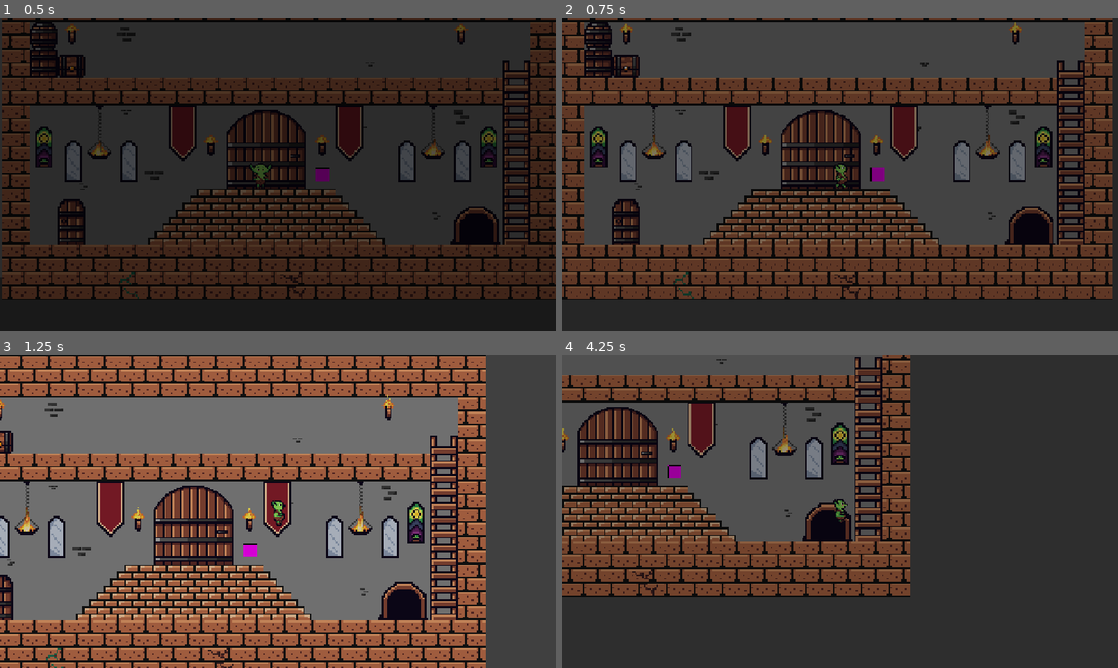
Above: before the commit, frames 1-4 (two rows, left to right).
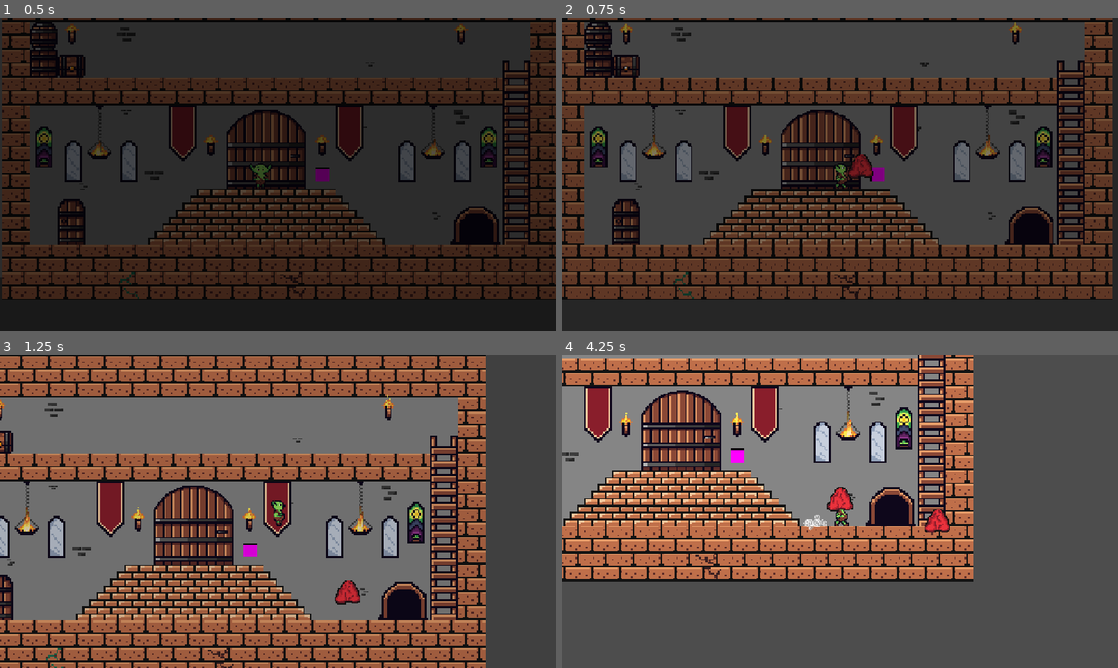
Above: after the commit, the same moments.

Repository: RealAmandaLive/OrcBurp
Game: Godot game, scene res://scenes/main.tscn
Same seed, same stepped clock (60 frames per second), same inputs: the game is played once before the commit and once after it.
Inputs (mouse positions are in pixels of both pictures, inside the frame that each line leads up to):
- Up to frame 1 (0.5 s): no input
- Up to frame 2 (0.75 s): tap Enter at 0.5 s; move the mouse to (962, 158) at 0.52 s; hold Right (right) from 0.53 s (still down); tap G (throw) at 0.6 s; click (962, 158) at 0.67 s
- Up to frame 3 (1.25 s): keep holding Right (right); tap Space (jump) at 0.77 s
- Up to frame 4 (4.25 s): move the mouse to (728, 527) at 1.27 s; tap Shift (burp) at 1.35 s; tap Space (jump) at 1.52, 3.02, 3.77 s; tap G (throw) at 1.55, 2.3, 3.05, 3.6 s; move the mouse to (895, 442) at 2.02 s; release Right (right) at 2.03 s; hold Left (left) 2.03-2.78 s; hold W (climb) 2.03-2.78 s; move the mouse to (812, 574) at 2.77 s; hold Right (right) from 2.78 s (still down); tap E (interact) at 2.85 s; click (812, 574) at 2.92 s; move the mouse to (1006, 558) at 3.52 s

Frame 1 is identical in both runs. In frame 2, 0.2% of the frame differs, in the area x 51-56%, y 43-52%; in frame 3, 0.3%; in frame 4, 98%, in the area x 0-100%, y 0-100%.

Commit message:
Blanket traps

Diff:
--- /dev/null
+++ b/orc-burp-godot/scenes/blanket-trap.tscn
@@ -0,0 +1,25 @@
+[gd_scene format=3 uid="uid://0iaf024fbyk8"]
+
+[ext_resource type="Script" uid="uid://cjglre46aogfi" path="res://scripts/trap.gd" id="1_61y5w"]
+[ext_resource type="Texture2D" uid="uid://d1htmqtf5x71j" path="res://assets/Items/blanketTrap.png" id="2_3tunh"]
+
+[sub_resource type="CircleShape2D" id="CircleShape2D_6ottg"]
+radius = 16.0
+
+[node name="BlanketTrap" type="Area2D" unique_id=1861611448 node_paths=PackedStringArray("sprite")]
+collision_layer = 0
+collision_mask = 6
+monitorable = false
+script = ExtResource("1_61y5w")
+sprite = NodePath("Sprite2D")
+number_of_sprite_frames = 4
+offset_when_stuck_on_head = Vector2(0, -32)
+metadata/_custom_type_script = "uid://cjglre46aogfi"
+
+[node name="Sprite2D" type="Sprite2D" parent="." unique_id=443275204]
+scale = Vector2(2, 2)
+texture = ExtResource("2_3tunh")
+hframes = 4
+
+[node name="CollisionShape2D" type="CollisionShape2D" parent="." unique_id=2064779947]
+shape = SubResource("CircleShape2D_6ottg")
--- a/orc-burp-godot/scenes/ghost.tscn
+++ b/orc-burp-godot/scenes/ghost.tscn
@@ -48,6 +48,7 @@
 collision_layer = 4
 collision_mask = 2
 script = ExtResource("1_l5lq6")
+metadata/trappable = true
 
 [node name="AnimatedSprite2D" type="AnimatedSprite2D" parent="." unique_id=2117043791]
 sprite_frames = SubResource("SpriteFrames_luolt")
@@ -64,5 +65,7 @@
 wait_time = 2.0
 autostart = true
 
+[node name="Trappable" type="Node2D" parent="." unique_id=907219492]
+
 [connection signal="body_entered" from="." to="." method="_on_body_entered"]
 [connection signal="timeout" from="Timer" to="." method="_on_timer_timeout"]
--- a/orc-burp-godot/scripts/gut.gd
+++ b/orc-burp-godot/scripts/gut.gd
@@ -19,6 +19,7 @@
 var can_climb = false
 var climbing = false
 var was_on_floor_last_frame = false # to detect landings
+var can_throw_traps: bool = true
 
 var health: int = STARTING_HEALTH
 
@@ -32,6 +33,10 @@
 @onready var burpSounds: AudioStreamPlayer2D = $BurpSounds
 
 func p(args): print_rich("[bgcolor=green][color=black]Player : ", args)
+
+func _unhandled_key_input(event: InputEvent) -> void:
+	if event.is_action_released(&"throw") and can_throw_traps:
+		throw_trap()
 
 func _physics_process(delta: float) -> void:
 	if !alive:
@@ -117,17 +122,22 @@
 	match player_state:
 		PlayerStates.IDLE:
 			animated_sprite_2d.animation = "idle"
+			can_throw_traps = true
 		PlayerStates.WALKING:
 			animated_sprite_2d.animation = "running"
+			can_throw_traps = true
 		PlayerStates.JUMPING:
 			if velocity.x > 1 or velocity.x < -1:
 				animated_sprite_2d.animation = "jumpRunning"
 			else:
 				animated_sprite_2d.animation = "jumpFront"
+			can_throw_traps = true
 		PlayerStates.CLIMBING:
 			animated_sprite_2d.animation = "climbing"
+			can_throw_traps = false
 		PlayerStates.ON_LADDER:
 			animated_sprite_2d.animation = 'onLadder'
+			can_throw_traps = false
 
 
 
@@ -143,6 +153,69 @@
 	health = mini(MAX_HEALTH, health + health_increased)
 	collected_apple.emit()
 	p("collected an apple for %d health; new current health is %d." % [health_increased, health])
+
+
+func throw_trap() -> void:
+	const THROW_IMPULSE_VELOCITY: float = 768.0 ## pixels per second
+	const THROWN_COLLISION_RADIUS: float = 16.0 ## pixels; we could also just get this from the sprite...
+
+	var node_to_parent_trap: Node = Main.get_instance().current_level_root
+
+	## Make a physics object to throw in that direction, which will carry the trap.
+	var trap_physics := RigidBody2D.new()
+	var collider := CollisionShape2D.new();  var shape := CircleShape2D.new()
+	collider.shape = shape;  shape.radius = THROWN_COLLISION_RADIUS
+	trap_physics.add_child(collider)
+
+	## Don't roll around
+	trap_physics.lock_rotation = true
+
+	## Set the collision mask to only collide with the walls and floor.
+	## -- See "res://assets/ tile_set.tres "
+	trap_physics.set_collision_mask_value(1, false)
+	trap_physics.set_collision_mask_value(5, true)
+
+	trap_physics.set_collision_layer_value(1, false)
+
+	## Contact monitoring to stop the physics upon landing.
+	trap_physics.contact_monitor = true
+	trap_physics.max_contacts_reported = 2
+
+	## Make the Trap object itself which has the logic for hurting enemies or the player.
+	#var trap := Trap.new()
+	var trap = preload("uid://0iaf024fbyk8").instantiate() ## HACK TESTING
+	trap_physics.add_child(trap)
+
+	## Lambda function to remove physics behavior but retain the Trap node.
+	var reparent_trap: Callable = func():
+		trap.reparent(node_to_parent_trap)
+		if trap_physics:
+			trap_physics.queue_free()
+		print("Reparented trap")
+
+	## When the trap is triggered, remove the physics behavior.
+	trap.triggered.connect(reparent_trap.unbind(1))
+
+	## When the physics object has collision with ground/wall,
+	## preserve the Trap itself by reparenting it, and remove physics behavior.
+	trap_physics.body_entered.connect(reparent_trap.unbind(1))
+
+
+	var throw_direction: float = 1.0 ## HACK TESTING
+	var starting_position: Vector2 = Vector2(THROWN_COLLISION_RADIUS * throw_direction * 2.5, 0.0) ## HACK TESTING
+	var impulse: Vector2 = Vector2(THROW_IMPULSE_VELOCITY * throw_direction, 0.0).rotated(-PI/4) ## HACK TESTING
+
+	trap_physics.global_position = self.global_position + starting_position
+	node_to_parent_trap.add_child(trap_physics)
+	trap_physics.apply_central_impulse(impulse)
+
+## Return a target within a bounding box using the current facing direction.
+## If no target is found, returns [Vector2.ZERO].
+func find_throw_target(distance: float) -> Vector2:
+	var current_facing_direction: float = signf(velocity.x)
+
+	return Vector2.ZERO
+
 
 func die() -> void:
 	if not alive: return
--- /dev/null
+++ b/orc-burp-godot/scripts/trap.gd
@@ -0,0 +1,86 @@
+class_name Trap extends Area2D
+
+signal triggered(by_body: Node)
+
+const SCANNED_MASK_LAYERS: int = 6 ## bitmask layers 2 and 3 (Player, Enemies)
+const TRAPPABLE_META: StringName = &"trappable"
+const TRAP_TIME: float = 2.5
+
+@export var sprite: Sprite2D ## for animations
+@export var number_of_sprite_frames: int = 0
+@export var framerate: float = 6.0
+
+@export var offset_when_stuck_on_head: Vector2
+
+var animation: Tween
+var stuck_to_node: Node2D
+
+func _ready() -> void:
+	collision_mask = SCANNED_MASK_LAYERS ## enforced
+
+func _process(_delta: float) -> void:
+	if stuck_to_node:
+		global_position = stuck_to_node.global_position + offset_when_stuck_on_head
+
+func _physics_process(_delta: float) -> void:
+	if not stuck_to_node:
+		if not get_overlapping_bodies().is_empty():
+			stick_to(get_overlapping_bodies().front())
+		elif not get_overlapping_areas().is_empty():
+			stick_to(get_overlapping_areas().front())
+
+func stick_to(collider: Node) -> void:
+	if is_queued_for_deletion():
+		return
+
+	if collider is Player:
+		## foo
+		print("Trap triggered by a Player")
+		trap_physics_body(collider)
+
+	elif collider.get_meta(TRAPPABLE_META, false):
+		## Trappable enemies
+		print("Trap triggered by an Enemy")
+		trap_physics_body(collider)
+
+	else:
+		return
+
+	stuck_to_node = collider
+	triggered.emit(collider)
+	animate()
+
+func trap_physics_body(collider: CollisionObject2D) -> void:
+	var original_process_mode = collider.process_mode
+	if original_process_mode == Node.PROCESS_MODE_DISABLED:
+		return
+
+	collider.process_mode = Node.PROCESS_MODE_DISABLED
+
+	var t: Tween = collider.create_tween()
+	t.set_pause_mode(Tween.TWEEN_PAUSE_PROCESS)
+	t.tween_interval(TRAP_TIME)
+	t.tween_property(collider, ^"process_mode", original_process_mode, 0.0)
+	t.tween_callback(queue_free)
+
+
+func animate() -> void:
+	if not sprite:
+		return
+	if not number_of_sprite_frames > 1:
+		return
+
+	stop_animation()
+	animation = sprite.create_tween()
+	animation.tween_property(
+		sprite,
+		^"frame",
+		number_of_sprite_frames - 1,
+		(1.0 / framerate) * number_of_sprite_frames
+		).from(0)
+	animation.set_loops()
+
+func stop_animation() -> void:
+	if animation:
+		if animation.is_running():
+			animation.kill()
Not shown, added: orc-burp-godot/scripts/trap.gd.uid
